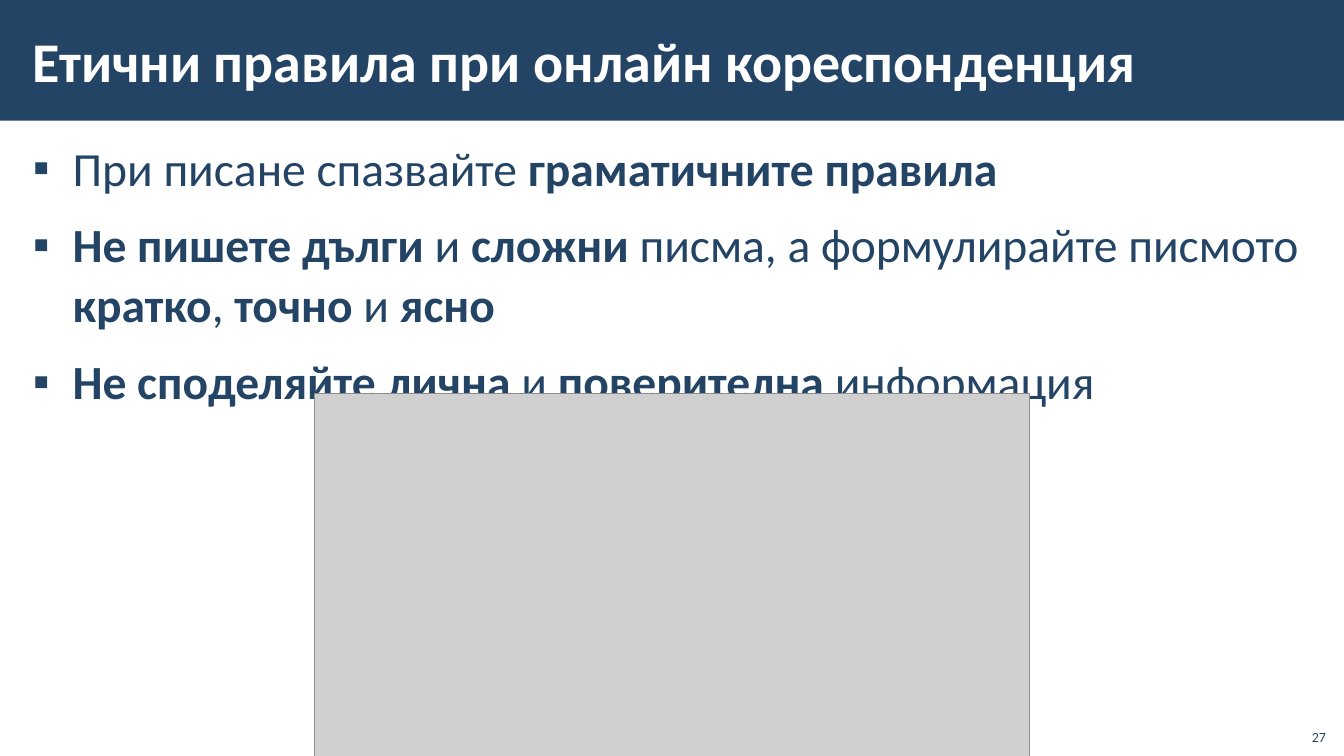
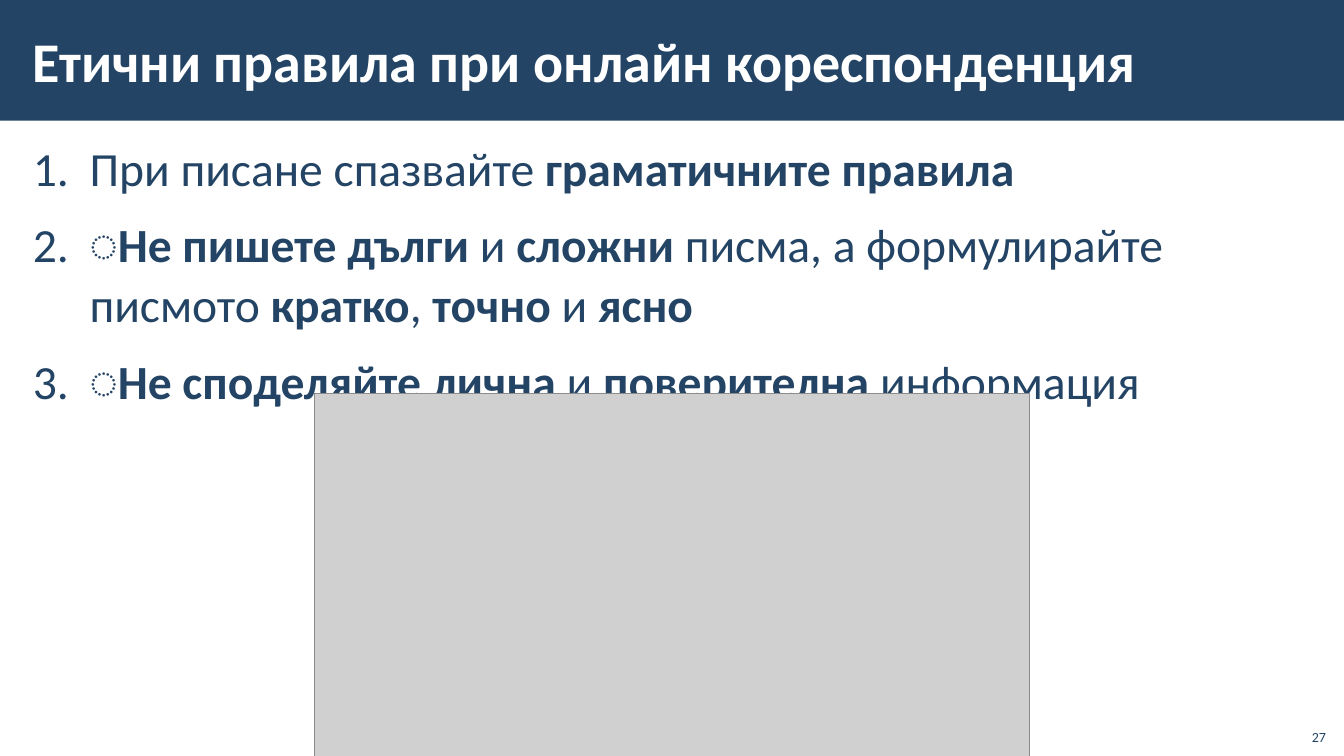
Before and after one commit to BG-IT-Edu/School-Programming, a slide deck: slide 27 of Courses/Computer-Modeling-and-IT/Computer-Modeling-and-IT-5-Class/07-Email/07-Email.pptx. Drawn at 1344x756 pixels with LibreOffice and Linux fonts; fonts in the diff are those of the drawing; grey boxes stand for pictures; background and template pictures are left out. Boxes give left, top, right and bottom in pixels: in the first picture for what was removed or moved away, otherwise in the second. Text is boxed around its words. In the diff, an @@ line names an element or a change of style, - is before the commit and + after.

```diff
--- a/Courses/Computer-Modeling-and-IT/Computer-Modeling-and-IT-5-Class/07-Email/07-Email.pptx
+++ b/Courses/Computer-Modeling-and-IT/Computer-Modeling-and-IT-5-Class/07-Email/07-Email.pptx
@@ text at bbox=[90, 154, 1015, 194]: bullet ▪ to 1. @@
@@ text at bbox=[90, 230, 1162, 411]: text changed @@
-▪ Не пишете дълги и сложни писма, а формулирайте писмото кратко, точно и ясно
-▪ Не споделяйте лична и поверителна информация
+2. ͏Не пишете дълги и сложни писма, а формулирайте писмото кратко, точно и ясно
+3. ͏Не споделяйте лична и поверителна информация
```
Also in this commit, not shown: 5 other slides changed, 3 other files.
